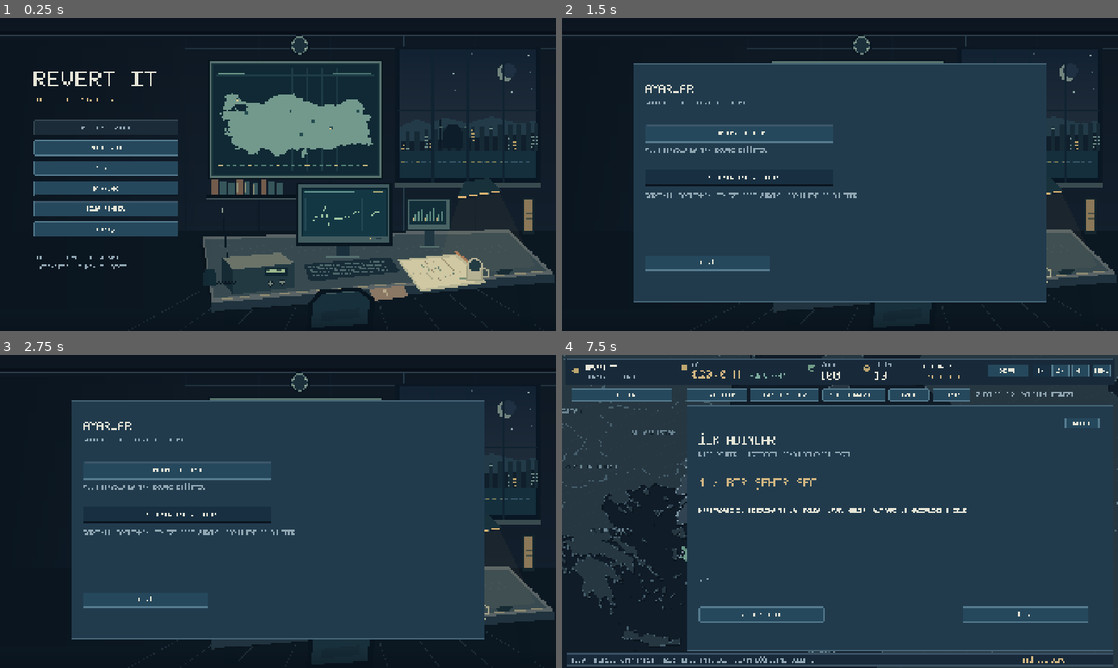
Above: before the commit, frames 1-4 (two rows, left to right).
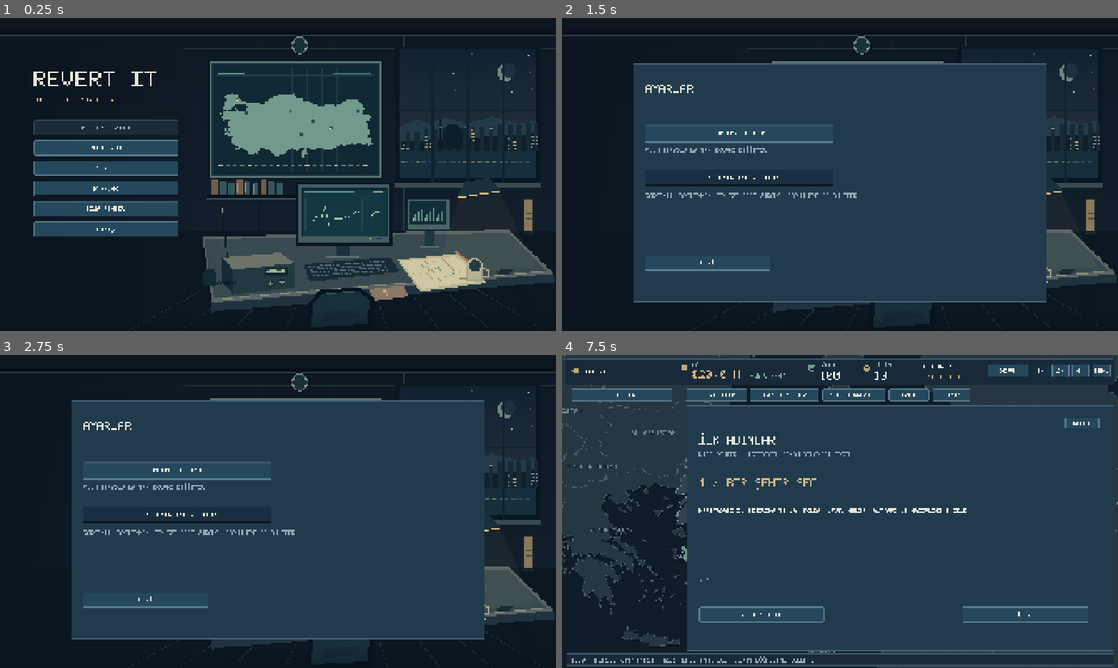
Above: after the commit, the same moments.

Repository: barissahin06/civil-game-jam
Game: Godot game, scene res://core/scenes/main.tscn
Same seed, same stepped clock (60 frames per second), same inputs: the game is played once before the commit and once after it.
Inputs:
- Up to frame 1 (0.25 s): no input
- Up to frame 2 (1.5 s): click "AYARLAR" at 0.5 s; click "TAM EKRAN: KAPALI" at 1.25 s
- Up to frame 3 (2.75 s): click "TAM EKRAN: AÇIK" at 2 s
- Up to frame 4 (7.5 s): click "HARİTA SARSINTISI: AÇIK" at 2.75 s; click "HARİTA SARSINTISI: KAPALI" at 3.5 s; click "GERİ" at 4.25 s; click "YENİ OYUN" at 5 s; click "+" at 5.75 s; click "-" at 6.5 s; click "KAMPANYAYI AÇ" at 7.25 s

The runs differ from the first frame. In frame 1, 0.1% of the frame differs, in the area x 6-23%, y 76-81%; in frame 2, less than 0.1%; in frame 3, less than 0.1%; in frame 4, 0.2%, in the area x 4-92%, y 3-99%.

Commit message:
Clean up demo labels and archive helpers
Remove excess demo/slot metadata from the UI so screens focus on live decisions and state. Add Simulation.latest_event() to expose the latest newspaper archive entry and cover save/restore persistence with a unit test. This keeps the simulation model and UI aligned without exposing internal counters or tutorial-only labels.

Diff:
--- a/our-game/project.godot
+++ b/our-game/project.godot
@@ -11,9 +11,9 @@
 [application]
 
 config/name="Revert it"
+run/main_scene="res://core/scenes/main.tscn"
 config/use_custom_user_dir=true
 config/custom_user_dir_name="Godot/app_userdata/Civil Game Jam"
-run/main_scene="res://core/scenes/main.tscn"
 config/features=PackedStringArray("4.6", "GL Compatibility")
 
 [debug]
--- a/our-game/simulation/simulation.gd
+++ b/our-game/simulation/simulation.gd
@@ -242,6 +242,10 @@
 		if event.id == id:
 			return event
 	return {}
+
+
+func latest_event() -> Dictionary:
+	return historical.events[_event_index - 1] if _event_index > 0 else {}
 
 
 func report_for(id: String = "") -> Dictionary:
--- a/our-game/tests/unit/test_simulation.gd
+++ b/our-game/tests/unit/test_simulation.gd
@@ -32,6 +32,20 @@
 	assert_int(sim.treasury.money).is_equal(77000000)
 	sim.update(100.0)
 	assert_str(CalendarClock.day_to_iso(sim.clock.day)).is_equal("1951-04-08")
+
+
+func test_newspaper_archive_reveals_started_events_and_survives_restore() -> void:
+	var sim := _fixture()
+	assert_dict(sim.latest_event()).is_empty()
+	sim.advance_to(CalendarClock.date_to_day("1951-04-08"))
+	var first: Dictionary = sim.latest_event()
+	assert_str(first.date).is_equal("1951-04-08")
+	assert_str(first.id).is_equal(sim.news_queue.front().id)
+	sim.acknowledge()
+	assert_dict(sim.latest_event()).is_equal(first)
+	var restored := SaveStore.new().restore(JSON.parse_string(JSON.stringify(sim.to_dict())))
+	assert_object(restored).is_not_null()
+	assert_dict(restored.latest_event()).is_equal(first)
 
 
 func test_reservation_arrival_return_and_double_dispatch_rejection() -> void:
--- a/our-game/ui_preview/campaign/campaign_screens.gd
+++ b/our-game/ui_preview/campaign/campaign_screens.gd
@@ -41,12 +41,10 @@
 	UI.button(_content, "AYARLAR", Rect2(0, 398, 500, 52), _shell.show_screen.bind("settings"))
 	UI.button(_content, "KISA REHBER", Rect2(0, 468, 500, 52), _open_tutorial)
 	UI.button(_content, "ÇIKIŞ", Rect2(0, 538, 500, 52), _shell.get_tree().quit)
-	UI.text(_content, "TARİHSEL DEMO / 1950-2026", Rect2(0, 650, 520, 28), 18, UI.MUTED)
-	UI.text(_content, "1 OTOMATİK + 3 MANUEL KAYIT", Rect2(0, 682, 520, 28), 18, UI.MUTED)
 
 
 func _settings() -> void:
-	_title("AYARLAR", "GÖRÜNTÜ / AFET GERİ BİLDİRİMİ")
+	_title("AYARLAR")
 	var fullscreen := DisplayServer.window_get_mode() == DisplayServer.WINDOW_MODE_FULLSCREEN
 	UI.button(
 		_content,
@@ -65,7 +63,7 @@
 
 
 func _pause() -> void:
-	_title("OYUN DURAKLATILDI", "KAMPANYAYA DEVAM ET VEYA ANA MENÜYE DÖN")
+	_title("OYUN DURAKLATILDI")
 	UI.button(_content, "DEVAM ET", Rect2(0, 140, 560, 60), _shell.close_screen)
 	UI.button(_content, "KAYDET", Rect2(0, 230, 560, 60), _shell.save_slots.open.bind("save"))
 	UI.button(_content, "YÜKLE", Rect2(0, 320, 560, 60), _shell.save_slots.open.bind("load"))
@@ -103,7 +101,7 @@
 		_content, "SANDBOX / KİLİTLİ", Rect2(694, 120, 650, 188), Callable()
 	)
 	sandbox.disabled = true
-	sandbox.tooltip_text = "Demo sürümünde yalnız Tarihsel mod açık"
+	sandbox.tooltip_text = "Henüz kullanılamıyor."
 	UI.text(_content, "BAŞLANGIÇ YILI", Rect2(0, 366, 600, 30), 18, UI.MUTED)
 	var previous: Button = UI.button(_content, "-", Rect2(0, 420, 60, 52), _change_year.bind(-1))
 	previous.disabled = start_year == 1950
@@ -186,8 +184,8 @@
 	]
 	var descriptions := [
 		"HARİTADAKİ İL SINIRINA TIKLA. SOLDA NÜFUS, GELİR, ALTYAPI VE HAZIRLIĞI İNCELE.",
-		"ŞEHİR PANELİNDE YATIRIM SEKMEYE GEÇ. BEDELİ, AYLIK TAKSİTİ VE TAMAMLANMA SÜRESİNİ KARŞILAŞTIR.",
-		"TEKNİK ARAŞTIRMALAR VE BİLİNÇ GELİŞTİRMELERİ İKİ ORTAK SLOT KULLANIR. ÖNKOŞULLARI VE DÖNEM KİLİTLERİNİ İNCELE.",
+		"ŞEHİR PANELİNDE YATIRIM SEKMESİNE GEÇ. BEDELİ, AYLIK TAKSİTİ VE TAMAMLANMA SÜRESİNİ KARŞILAŞTIR.",
+		"TEKNİK ARAŞTIRMALAR VE BİLİNÇ GELİŞTİRMELERİ ORTAK ARAŞTIRMA KAPASİTESİNİ KULLANIR. ÖNKOŞULLARI VE AÇILIŞ YILLARINI İNCELE.",
 		"KRİZDE KAYNAK MERKEZİ SEÇ. EKİBİ HEDEF KARTA SÜRÜKLE VEYA SEVK ET DÜĞMESİNİ KULLAN. VARIŞ GÜNÜNE DİKKAT ET."
 	]
 	UI.text(_content, titles[tutorial_step], Rect2(0, 144, 1300, 54), 36, UI.GOLD)
--- a/our-game/ui_preview/campaign/hud.gd
+++ b/our-game/ui_preview/campaign/hud.gd
@@ -22,8 +22,7 @@
 	mouse_filter = Control.MOUSE_FILTER_IGNORE
 	UI.panel(self, Rect2(12, 12, 1896, 92))
 	UI.icon(self, 11, Vector2(32, 40), UI.GOLD)
-	UI.text(self, "REVERT IT", Rect2(82, 30, 300, 28))
-	UI.text(self, "TÜRKİYE / TARİHSEL", Rect2(82, 62, 300, 24), 18, UI.MUTED)
+	UI.text(self, "REVERT IT", Rect2(82, 44, 300, 28))
 	UI.icon(self, 0, Vector2(406, 28), UI.GOLD)
 	UI.text(self, "BÜTÇE", Rect2(450, 24, 190, 24), 18, UI.MUTED)
 	_budget = UI.text(self, "", Rect2(450, 44, 196, 42), 36, UI.GOLD)
@@ -60,7 +59,6 @@
 	)
 	UI.button(self, "GAZETE", Rect2(1128, 116, 140, 42), screen_requested.emit.bind("newspaper"))
 	UI.button(self, "RAPOR", Rect2(1280, 116, 130, 42), screen_requested.emit.bind("report"))
-	UI.text(self, "7 BÖLGE / 21 YÖNETİM MERKEZİ", Rect2(1432, 122, 460, 28), 18, UI.MUTED)
 	refresh()
 
 
--- a/our-game/ui_preview/campaign/save_screens.gd
+++ b/our-game/ui_preview/campaign/save_screens.gd
@@ -22,9 +22,7 @@
 func render(content: Control, screen: String) -> void:
 	super.render(content, screen)
 	mode = screen
-	_title(
-		"OYUNU KAYDET" if mode == "save" else "KAYIT YÜKLE", "BİR OTOMATİK KAYIT / ÜÇ MANUEL KAYIT"
-	)
+	_title("OYUNU KAYDET" if mode == "save" else "KAYIT YÜKLE")
 	for summary: Dictionary in _shell.saves.slot_summaries():
 		_slot_row(summary)
 	if pending_slot >= 0:
--- a/our-game/ui_preview/crisis/crisis_screen.gd
+++ b/our-game/ui_preview/crisis/crisis_screen.gd
@@ -23,10 +23,7 @@
 func _crisis() -> void:
 	var sim: Simulation = _shell.sim
 	var target := selected()
-	_title(
-		"KRİZ VE LOJİSTİK",
-		"%d AKTİF KRİZ / KAYNAKLARI ORTAK TAKVİMDE PAYLAŞTIR" % sim.crises.active.size()
-	)
+	_title("KRİZ VE LOJİSTİK", "%d AKTİF KRİZ" % sim.crises.active.size())
 	if target.is_empty():
 		_paragraph(
 			"ŞU ANDA AKTİF AFET YOK. EKİP VE YARDIM STOKLARINI ŞEHİR PANELİNDEN HAZIRLAYABİLİRSİN.",
@@ -198,7 +195,7 @@
 
 func _fund() -> void:
 	var target := selected()
-	_title("ACİL BÜTÇE DESTEĞİ", "EKİP VE YARDIMIN VERİMİNİ ARTIRIR / FİZİKSEL KAYNAK GEREKLİDİR")
+	_title("ACİL BÜTÇE DESTEĞİ")
 	if target.is_empty():
 		return
 	_metric(
--- a/our-game/ui_preview/crisis/news_reports.gd
+++ b/our-game/ui_preview/crisis/news_reports.gd
@@ -15,8 +15,8 @@
 	var entry: Dictionary = {}
 	if not sim.news_queue.is_empty() and sim.news_queue.front().kind == "newspaper":
 		entry = sim.event_for(sim.news_queue.front().id)
-	elif sim._event_index > 0:
-		entry = sim.historical.events[sim._event_index - 1]
+	else:
+		entry = sim.latest_event()
 	_title("YURTTAN HABERLER", "TARİHSEL AFET ARŞİVİ")
 	if entry.is_empty():
 		_paragraph("KAMPANYADA HENÜZ AFET HABERİ YOK.", Rect2(0, 144, 1300, 80), UI.MUTED)
@@ -56,7 +56,7 @@
 	if not sim.news_queue.is_empty() and sim.news_queue.front().kind == "report":
 		id = sim.news_queue.front().id
 	var report := sim.report_for(id)
-	_title("KRİZ SONRASI RAPOR", "OYUN MODELİ SONUCU / İNSAN SAYILARI SİMÜLASYON TAHMİNİDİR")
+	_title("KRİZ SONRASI RAPOR", "SAYILAR SİMÜLASYON TAHMİNİDİR")
 	if report.is_empty():
 		_paragraph("HENÜZ TAMAMLANMIŞ MÜDAHALE YOK.", Rect2(0, 144, 1300, 80), UI.MUTED)
 		return
@@ -83,13 +83,6 @@
 		UI.MUTED
 	)
 	_comparison(report)
-	UI.text(
-		_content,
-		"BAŞLANGIÇ ALTYAPISI VE TAMAMLANAN TEDBİRLER BİRLİKTE HESAPLANIR.",
-		Rect2(0, 450, 1344, 24),
-		18,
-		UI.MUTED
-	)
 	UI.text(
 		_content,
 		(
@@ -155,5 +148,3 @@
 		_shell.sim.acknowledge()
 	if _shell.sim.news_queue.is_empty():
 		_shell.show_project("repair", area_id)
-	else:
-		_shell._mark_dirty()
--- a/our-game/ui_preview/main_preview.gd
+++ b/our-game/ui_preview/main_preview.gd
@@ -74,9 +74,8 @@
 	_gameplay.add_child(hud)
 	_gameplay.add_child(city_panel)
 	UI.panel(_gameplay, Rect2(16, 1030, 1888, 42))
-	_status = UI.text(_gameplay, "", Rect2(32, 1040, 1440, 26), 18, UI.MUTED)
+	_status = UI.text(_gameplay, "", Rect2(32, 1040, 1856, 26), 18, UI.MUTED)
 	_status.mouse_filter = Control.MOUSE_FILTER_PASS
-	UI.text(_gameplay, "TARİHSEL DEMO", Rect2(1582, 1040, 300, 26), 18, UI.GOLD)
 	_guide_plate = UI.panel(_gameplay, Rect2(432, 174, 1010, 36))
 	_guide = UI.text(_gameplay, "", Rect2(446, 178, 982, 28), 18, UI.GOLD)
 	if not _testing():
--- a/our-game/ui_preview/management/city_panel.gd
+++ b/our-game/ui_preview/management/city_panel.gd
@@ -128,7 +128,7 @@
 	UI.text(_city_body, "HAZIR", Rect2(200, 474, 144, 22), 18, UI.MUTED)
 	UI.text(
 		_city_body,
-		"YEREL PROJE SLOTU  %d/1" % sim.projects.active_count("local", area.id),
+		"AKTİF PROJE: %d/1" % sim.projects.active_count("local", area.id),
 		Rect2(0, 546, 360, 26),
 		18,
 		UI.MUTED
@@ -147,7 +147,7 @@
 	UI.text(_city_body, "YEREL YATIRIMLAR", Rect2(0, 0, 360, 28), 18, UI.GOLD)
 	UI.text(
 		_city_body,
-		"SLOT %d/1 / ALAN GENELİNDE" % sim.projects.active_count("local", area.id),
+		"AKTİF PROJE: %d/1" % sim.projects.active_count("local", area.id),
 		Rect2(0, 40, 360, 26),
 		18,
 		UI.MUTED
@@ -237,7 +237,6 @@
 		_city_body, "KRİZ MERKEZİ", Rect2(0, 384, 360, 48), screen_requested.emit.bind("crisis")
 	)
 	UI.text(_city_body, "HEDEF ALANA BIRAKARAK SEVK ET", Rect2(0, 466, 360, 28), 18, UI.MUTED)
-	UI.text(_city_body, "GİDİŞ / GÖREV / DÖNÜŞ", Rect2(0, 518, 360, 28), 18, UI.MUTED)
 	UI.text(_city_body, "YAKIN 1 / ORTA 2 / UZAK 3 GÜN", Rect2(0, 562, 360, 50), 18, UI.MUTED)
 
 
--- a/our-game/ui_preview/management/project_screens.gd
+++ b/our-game/ui_preview/management/project_screens.gd
@@ -92,7 +92,7 @@
 		UI.TEAL if available.ok else RED
 	)
 	UI.panel(_content, Rect2(932, 268, 412, 250))
-	UI.text(_content, "AKTİF SLOT", Rect2(952, 286, 370, 30), 18, UI.MUTED)
+	UI.text(_content, "PROJE KAPASİTESİ", Rect2(952, 286, 370, 30), 18, UI.MUTED)
 	var count := sim.projects.active_count(
 		(
 			"research"
@@ -176,13 +176,7 @@
 
 func _national() -> void:
 	var sim: Simulation = _shell.sim
-	_title(
-		"ULUSAL TEDBİRLER",
-		(
-			"UYGULAMA KAPASİTESİ: %d/1  •  TAMAMLANINCA 21 ALANA TABAN KORUMA"
-			% sim.projects.active_count("national")
-		)
-	)
+	_title("ULUSAL TEDBİRLER", "AKTİF PROJE: %d/1" % sim.projects.active_count("national"))
 	var index := 0
 	for definition: MeasureDefinition in sim.projects.definitions.values():
 		if definition.kind != "national":
@@ -215,13 +209,6 @@
 			_content, "İNCELE", Rect2(x + 18, 460, 382, 36), show_project.bind(definition.id, 0)
 		)
 		index += 1
-	UI.text(
-		_content,
-		"ULUSAL UYGULAMA SLOTU ARAŞTIRMA KAPASİTESİNDEN AYRIDIR",
-		Rect2(0, 558, 1330, 32),
-		18,
-		UI.MUTED
-	)
 	UI.button(
 		_content,
 		"ARAŞTIRMA AĞACINI AÇ",
@@ -239,7 +226,7 @@
 	_title(
 		"PROJE TAKİBİ",
 		(
-			"AYLIK BAKIM %s / VERİM %d%% / ÖNCELİK, ARDINDAN BAŞLAMA SIRASI"
+			"AYLIK BAKIM %s / VERİM %d%%"
 			% [
 				_shell.fmt_money(sim.projects.calculate_upkeep()),
 				roundi(sim.treasury.maintenance_ratio * 100)
@@ -279,9 +266,7 @@
 			UI.TEAL
 		)
 		var caption: String = {
-			"active": "DEVAM EDİYOR",
-			"waiting": "BÜTÇE BEKLİYOR",
-			"paused": "DURAKLATILDI / SLOT SERBEST"
+			"active": "DEVAM EDİYOR", "waiting": "BÜTÇE BEKLİYOR", "paused": "DURAKLATILDI"
 		}[project.status]
 		UI.text(
 			_content,
--- a/our-game/ui_preview/management/research_screen.gd
+++ b/our-game/ui_preview/management/research_screen.gd
@@ -19,10 +19,7 @@
 	var sim: Simulation = _shell.sim
 	_title(
 		"ULUSAL ARAŞTIRMA",
-		(
-			"ORTAK KAPASİTE: %d/%d  •  TEKNİK VE BİLİNÇ AYNI SLOTLARI PAYLAŞIR"
-			% [sim.projects.active_count("research"), capacity]
-		)
+		"ARAŞTIRMA KAPASİTESİ: %d/%d" % [sim.projects.active_count("research"), capacity]
 	)
 	for index: int in range(4):
 		UI.button(
@@ -80,13 +77,6 @@
 			Rect2(x + 14, y + 126, 390, 30),
 			_shell.show_project.bind(definition.id, 0)
 		)
-	UI.text(
-		_content,
-		"BAĞLANTILAR ÖNKOŞULDUR / KORUMA TAMAMLANINCA BAŞLAR",
-		Rect2(0, 640, 1350, 28),
-		18,
-		UI.MUTED
-	)
 
 
 func _state(definition: MeasureDefinition) -> String:
--- a/our-game/ui_preview/shared/screen_view.gd
+++ b/our-game/ui_preview/shared/screen_view.gd
@@ -15,9 +15,10 @@
 	_content = content
 
 
-func _title(title: String, subtitle: String) -> void:
+func _title(title: String, subtitle: String = "") -> void:
 	UI.text(_content, title, Rect2(0, 0, 1350, 48), 36)
-	UI.text(_content, subtitle, Rect2(0, 58, 1350, 30), 18, UI.MUTED)
+	if not subtitle.is_empty():
+		UI.text(_content, subtitle, Rect2(0, 58, 1350, 30), 18, UI.MUTED)
 
 
 func _paragraph(text: String, box: Rect2, color: Color) -> void:
Not shown, changed: docs/game-design.md
Not shown, changed: docs/team-workflow.md
